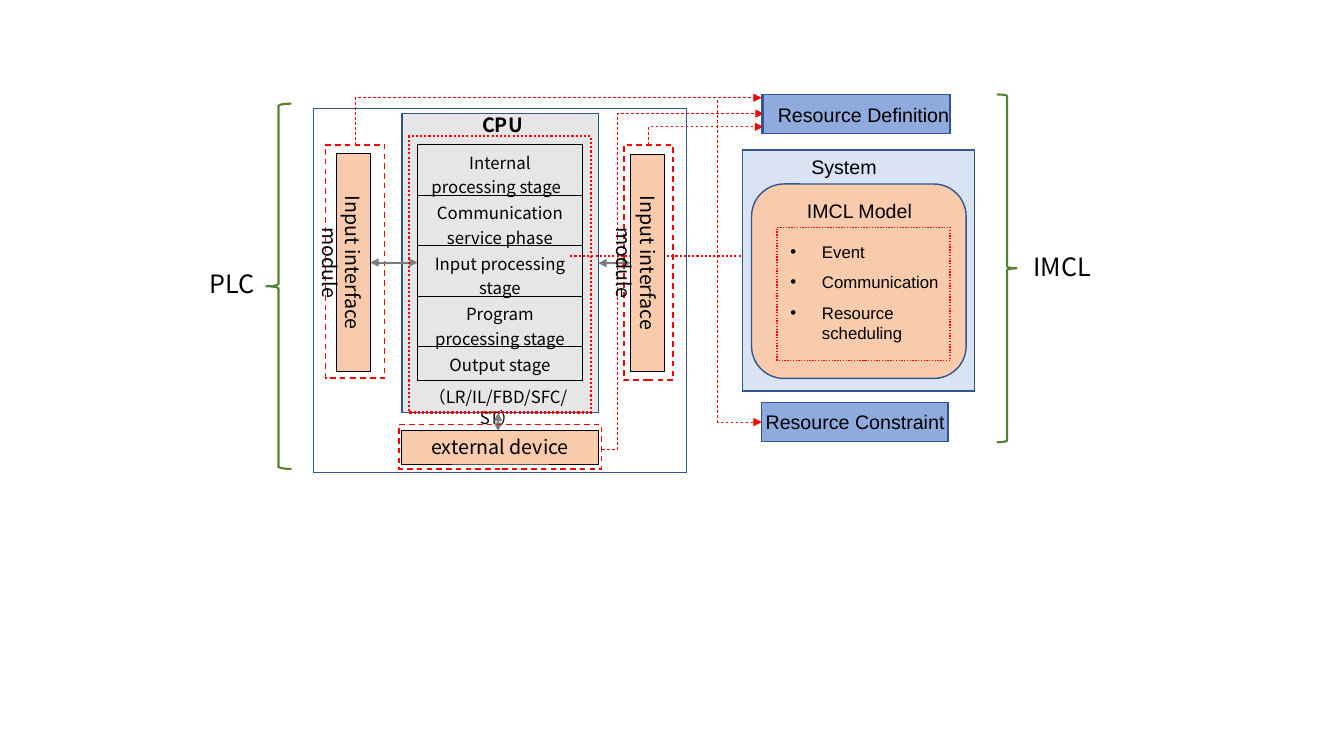
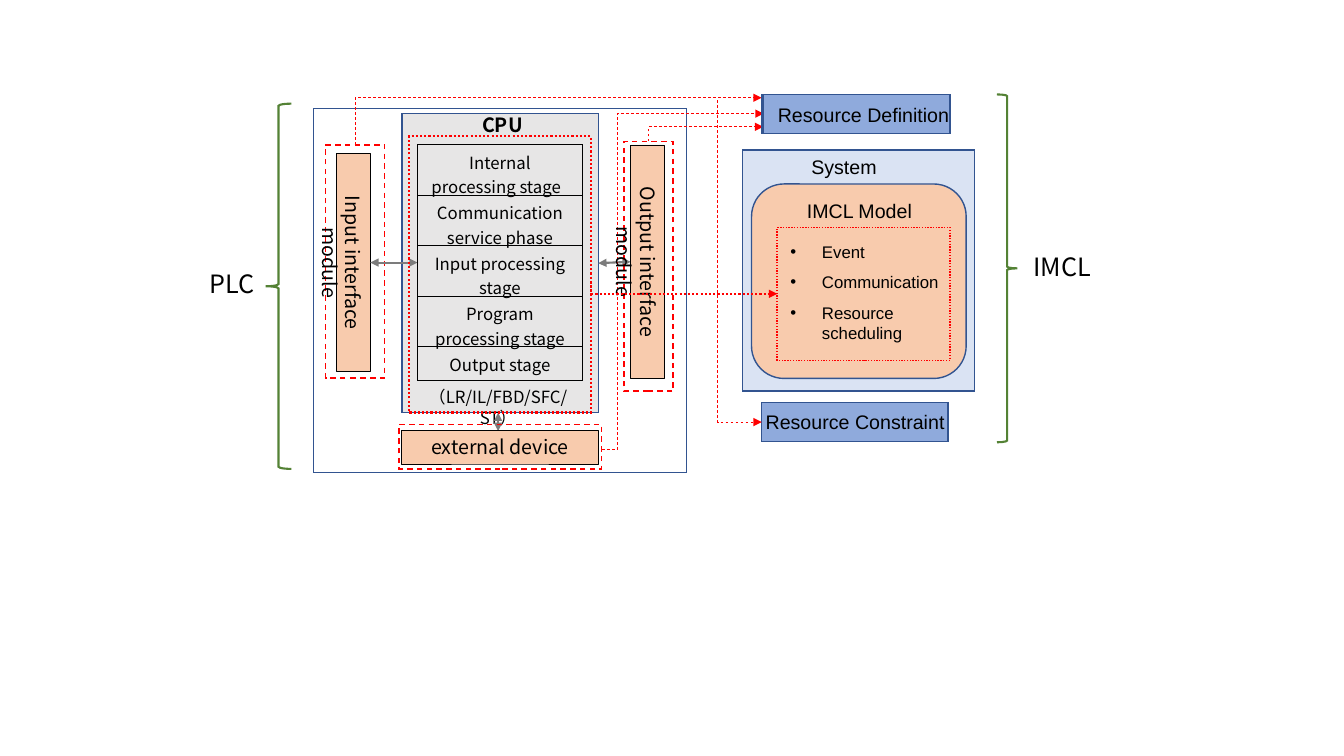
Before and after one commit to moondancefox/IMCL-codegeneration, a slide deck: slide 9 of 代码生成图集.pptx. Drawn at 1344x756 pixels with LibreOffice and Linux fonts; fonts in the diff are those of the drawing. Boxes give left, top, right and bottom in pixels: in the first picture for what was removed or moved away, otherwise in the second. Text is boxed around its words. In the diff, an @@ line names an element or a change of style, - is before the commit and + after.

```diff
--- a/代码生成图集.pptx
+++ b/代码生成图集.pptx
@@ rectangle "Output interface module": place and size @@
-rectangle "Output interface module" at (631,154,665,372)
+rectangle "Output interface module" at (631,145,665,379)
@@ rectangle: place and size @@
-rectangle at (624,145,674,380)
+rectangle at (624,141,674,391)
@@ elbow arrow moved from (648, 145) - (763, 127) to (648, 141) - (763, 127) @@
@@ text in rectangle at (611,193,662,334): text changed @@
-Input interface module
+Output interface module
@@ elbow arrow moved from (571, 256) - (856, 317) to (591, 281) - (777, 294) @@
```
Also in this commit, not shown: 2 slides added, 20 other files.
